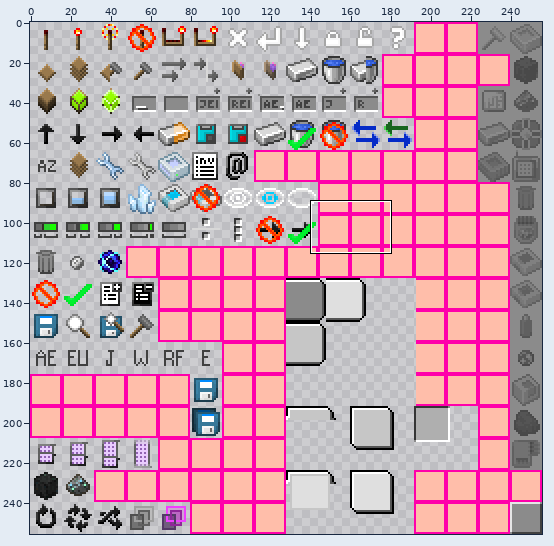
Two states of a sprite sheet, src/main/resources/assets/ae2/textures/guis/states.png. Above, an overview of the earlier version with the close-up marked.
Close-up. As it was:
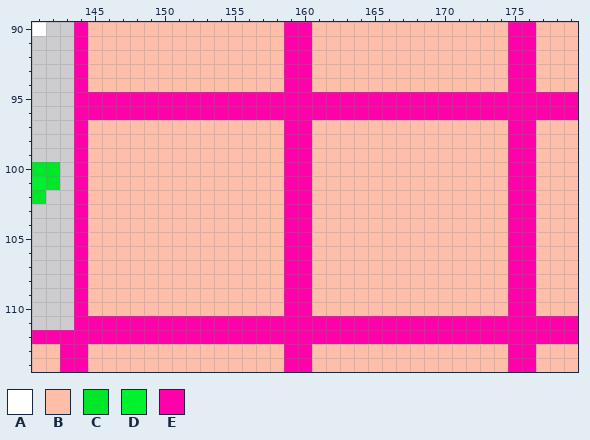
The file is 256x256 pixels. Pixels under 10% opacity are left out. Colours within 5 levels of each other are drawn and written as one. Shown: x 141..179, y 90..114.
Palette (. is transparent): A #ffffff  B #ffbeaa  C #00e628  D #00f12e  E #ff00aa
Pixels before, first column x 141:
 90 A..EBBBBBBBBBBBBBBEEBBBBBBBBBBBBBBEEBBB
 91 ...EBBBBBBBBBBBBBBEEBBBBBBBBBBBBBBEEBBB
 92 ...EBBBBBBBBBBBBBBEEBBBBBBBBBBBBBBEEBBB
 93 ...EBBBBBBBBBBBBBBEEBBBBBBBBBBBBBBEEBBB
 94 ...EBBBBBBBBBBBBBBEEBBBBBBBBBBBBBBEEBBB
 95 ...EEEEEEEEEEEEEEEEEEEEEEEEEEEEEEEEEEEE
 96 ...EEEEEEEEEEEEEEEEEEEEEEEEEEEEEEEEEEEE
 97 ...EBBBBBBBBBBBBBBEEBBBBBBBBBBBBBBEEBBB
 98 ...EBBBBBBBBBBBBBBEEBBBBBBBBBBBBBBEEBBB
 99 ...EBBBBBBBBBBBBBBEEBBBBBBBBBBBBBBEEBBB
100 CC.EBBBBBBBBBBBBBBEEBBBBBBBBBBBBBBEEBBB
101 DC.EBBBBBBBBBBBBBBEEBBBBBBBBBBBBBBEEBBB
102 C..EBBBBBBBBBBBBBBEEBBBBBBBBBBBBBBEEBBB
103 ...EBBBBBBBBBBBBBBEEBBBBBBBBBBBBBBEEBBB
104 ...EBBBBBBBBBBBBBBEEBBBBBBBBBBBBBBEEBBB
105 ...EBBBBBBBBBBBBBBEEBBBBBBBBBBBBBBEEBBB
106 ...EBBBBBBBBBBBBBBEEBBBBBBBBBBBBBBEEBBB
107 ...EBBBBBBBBBBBBBBEEBBBBBBBBBBBBBBEEBBB
108 ...EBBBBBBBBBBBBBBEEBBBBBBBBBBBBBBEEBBB
109 ...EBBBBBBBBBBBBBBEEBBBBBBBBBBBBBBEEBBB
110 ...EBBBBBBBBBBBBBBEEBBBBBBBBBBBBBBEEBBB
111 ...EEEEEEEEEEEEEEEEEEEEEEEEEEEEEEEEEEEE
112 EEEEEEEEEEEEEEEEEEEEEEEEEEEEEEEEEEEEEEE
113 BBEEBBBBBBBBBBBBBBEEBBBBBBBBBBBBBBEEBBB
114 BBEEBBBBBBBBBBBBBBEEBBBBBBBBBBBBBBEEBBB
And afterwards:
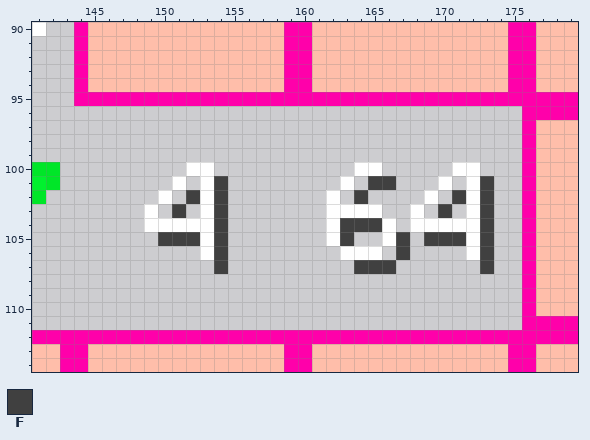
Colours new in this view: F #404040
Changes in this commit:
Colour B becomes colour A in row 100 at x 152 to 153, 164 to 165 and 171 to 172; in row 101 at x 151, 153, 163, 170 and 172; in row 102 at x 150, 153, 162, 169 and 172; in row 103 at x 149, 153, 162 to 165, 168 and 172; in row 104 at x 149 to 153, 162, 166 and 168 to 172; in row 105 at x 153, 162, 166 and 172.
Colour B becomes colour A in row 106 at x 153, 163 to 165 and 172.
Colour B becomes colour F in row 101 at x 154, 165 to 166 and 173; in row 102 at x 152, 154, 164, 171 and 173; in row 103 at x 151, 154, 170 and 173; in row 104 at x 154, 163 to 165 and 173; in row 105 at x 150 to 152, 154, 163, 167, 169 to 171 and 173; in row 106 at x 154, 167 and 173.
Colour B becomes colour F in row 107 at x 154, 164 to 166 and 173.
The edit erases colour B in rows 97 to 99 at x 145 to 158 and 161 to 174; in row 100 at x 145 to 151, 154 to 158, 161 to 163, 166 to 170 and 173 to 174; in row 101 at x 145 to 150, 152, 155 to 158, 161 to 162, 164, 167 to 169, 171 and 174; in row 102 at x 145 to 149, 151, 155 to 158, 161, 163, 165 to 168, 170 and 174; in row 103 at x 145 to 148, 150, 152, 155 to 158, 161, 166 to 167, 169, 171 and 174; in row 104 at x 145 to 148, 155 to 158, 161, 167 and 174.
The edit erases colour B in row 105 at x 145 to 149, 155 to 158, 161, 164 to 165, 168 and 174; in row 106 at x 145 to 152, 155 to 158, 161 to 162, 166, 168 to 171 and 174; in row 107 at x 145 to 153, 155 to 158, 161 to 163, 167 to 172 and 174; in rows 108 to 110 at x 145 to 158 and 161 to 174.
The edit erases colour E in row 96 at x 144 to 175; in rows 97 to 110 at x 144, 159 to 160 and 175; in row 111 at x 144 to 175.
Boxes around the changes in both close-ups, in picture pixels (x1, y1, x2, y2):
changed: (74, 106, 522, 330)
